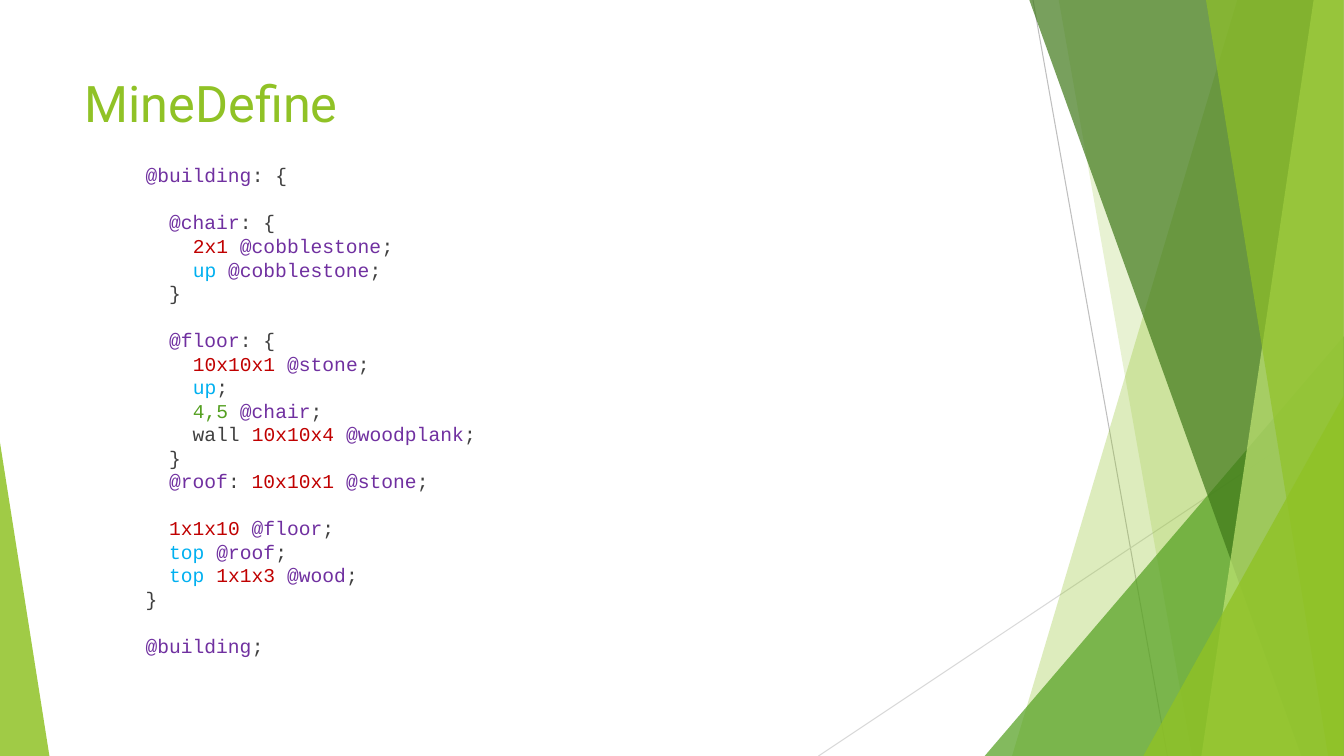
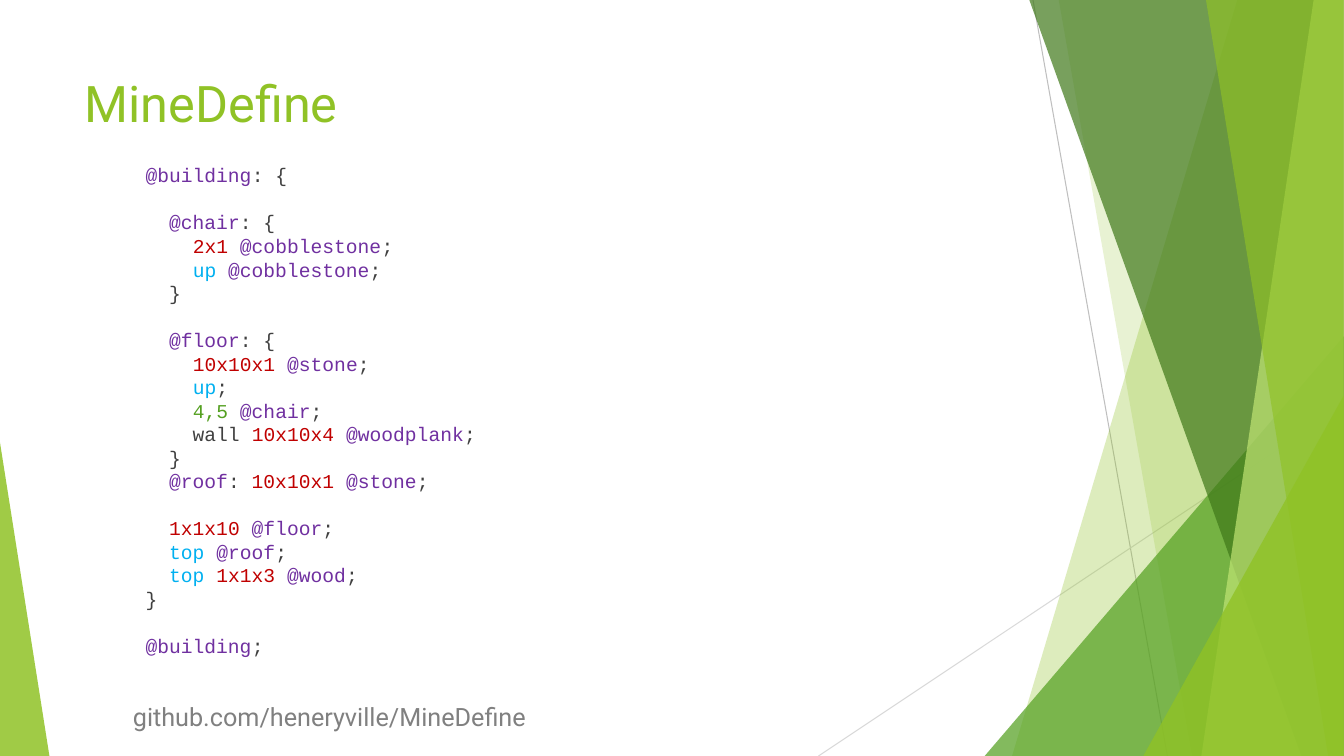
Before and after one commit to heneryville/MineDefine, a slide deck: slide 5 of docs/Making Your Own Domain Specific Language.pptx. Drawn at 1344x756 pixels with LibreOffice and Linux fonts; fonts in the diff are those of the drawing. Boxes give left, top, right and bottom in pixels: in the first picture for what was removed or moved away, otherwise in the second. Text is boxed around its words. In the diff, an @@ line names an element or a change of style, - is before the commit and + after.

```diff
--- a/docs/Making Your Own Domain Specific Language.pptx
+++ b/docs/Making Your Own Domain Specific Language.pptx
@@ text added at bbox=[133, 707, 526, 732], 18 pt, text #808080 @@
+github.com/heneryville/MineDefine
```
Also in this commit, not shown: 3 other slides changed, 6 slides added, 12 other files.
